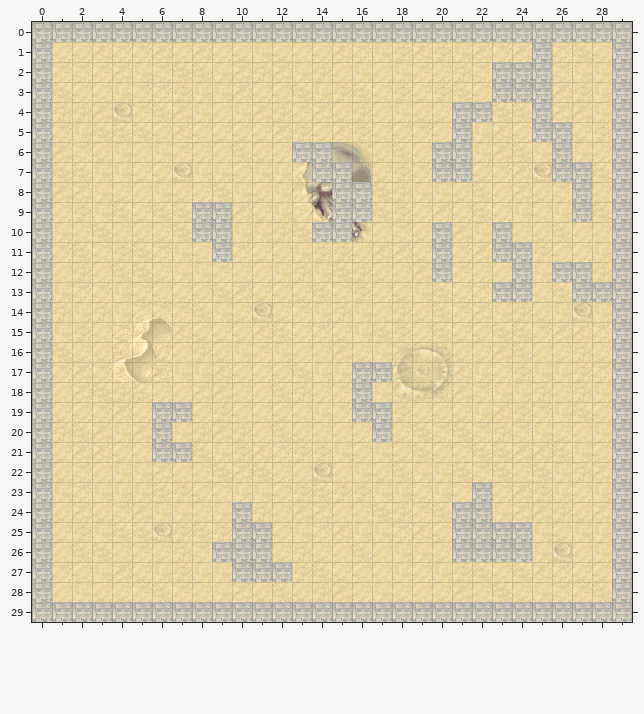
An edit to a level. Tiled map, data/maps/desert.tmx. The picture above is the old version.
Cells are 32x32 px. Shown: x 0..29, y 0..29.
The result:
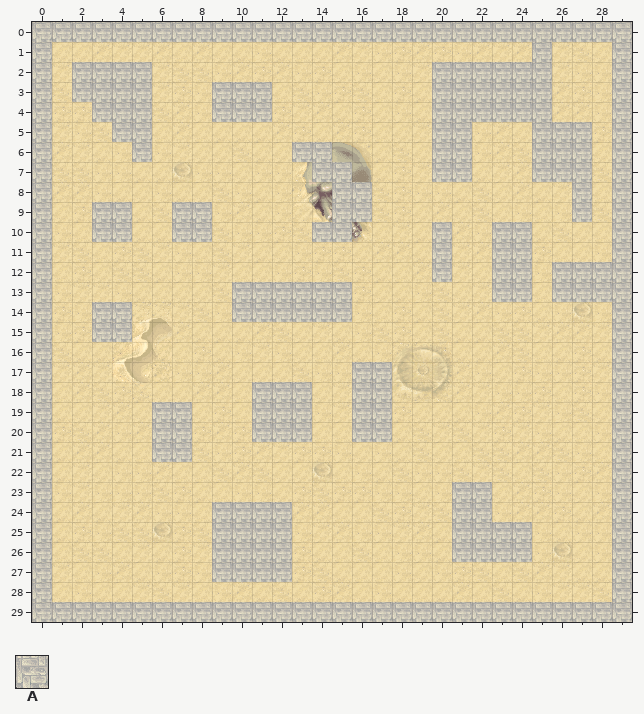
Key: from "ground_tiles": A 67.
_ is an empty cell.
The exact change:
Layer "collision":
y 2: x 2..5 ____ -> AAAA; x 20..22 ___ -> AAA
y 3: x 2..5 ____ -> AAAA; x 9..11 ___ -> AAA; x 20..22 ___ -> AAA
y 4: x 3..5 ___ -> AAA; x 9..11 ___ -> AAA; x 20 _ -> A; x 23..24 __ -> AA
y 5: x 4..5 __ -> AA; x 20 _ -> A; x 27 _ -> A
y 6: x 5 _ -> A; x 25 _ -> A; x 27 _ -> A
y 7: x 25 _ -> A
y 9: x 3..4 __ -> AA; x 7 _ -> A; x 9 A -> _
y 10: x 3..4 __ -> AA; x 7 _ -> A; x 9 A -> _; x 24 _ -> A
y 11: x 9 A -> _
y 12: x 23 _ -> A; x 28 _ -> A
y 13: x 10..15 ______ -> AAAAAA; x 26 _ -> A
y 14: x 3..4 __ -> AA; x 10..15 ______ -> AAAAAA
y 15: x 3..4 __ -> AA
y 18: x 11..13 ___ -> AAA; x 17 _ -> A
y 19: x 11..13 ___ -> AAA
y 20: x 7 _ -> A; x 11..13 ___ -> AAA; x 16 _ -> A
y 23: x 21 _ -> A
y 24: x 9 _ -> A; x 11..12 __ -> AA
y 25: x 9 _ -> A; x 12 _ -> A
y 26: x 12 _ -> A
y 27: x 9 _ -> A
